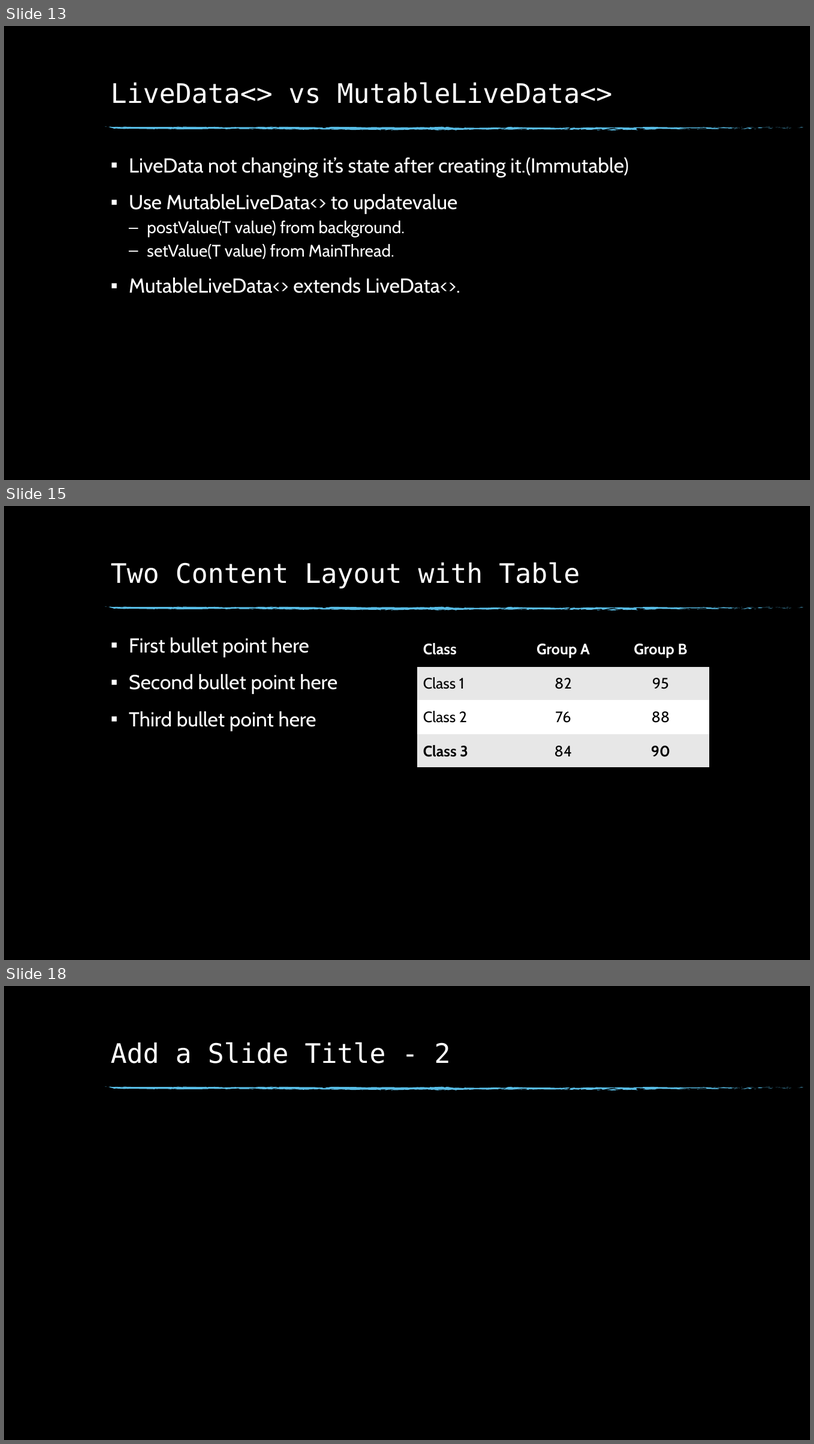
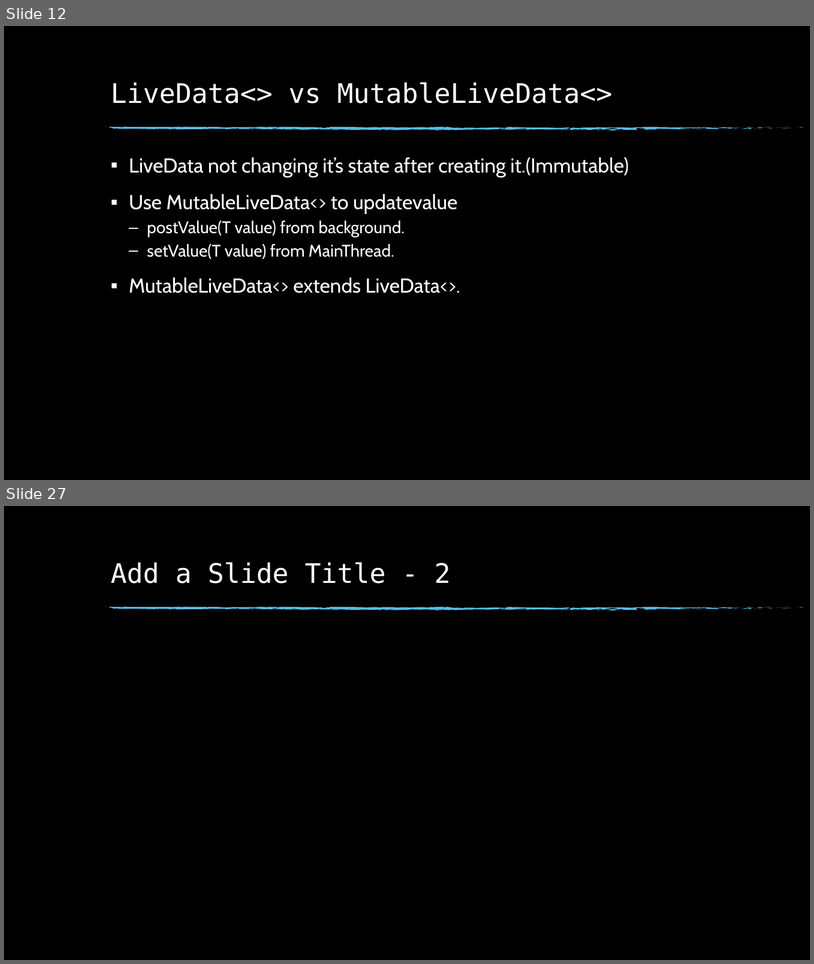
Before and after one commit to sanathe06/meetup2018-02-22, a slide deck: Android Architecture Components.pptx. Shown one above the other, each under a label of ours: slides 13, 15 and 18 before the commit, slides 12 and 27 after it; the slides between them are not shown. The pictures are 814x1444 and 814x964 pixels, drawn with LibreOffice and Linux fonts; fonts in the diff are those of the drawing; background and template pictures are left out. Boxes give left, top, right and bottom in pixels: in the first picture for what was removed or moved away, otherwise in the second. Text is boxed around its words. In the diff, an @@ line names an element or a change of style, - is before the commit and + after.

```diff
--- a/Android Architecture Components.pptx
+++ b/Android Architecture Components.pptx
@@ slide 15 removed at (4,506,810,960), background picture (left out); not listed: 74 template elements that a slide beside it also shows @@
@@ title removed at (111,562,580,588) @@
-Two Content Layout with Table
@@ text removed at (129,637,338,731) @@
-▪ First bullet point here
-▪ Second bullet point here
-▪ Third bullet point here
@@ table removed at (417,632,710,768), 4 rows, 3 columns @@
-Class | Group A | Group B
-Class 1 | 82 | 95
-Class 2 | 76 | 88
-Class 3 | 84 | 90
@@ what was slide 13 is now slide 12 @@
@@ what was slide 18 is now slide 27 @@
```
Also in this commit, not shown: 4 slides changed, 12 slides added, 2 other slides removed, 22 other files.
